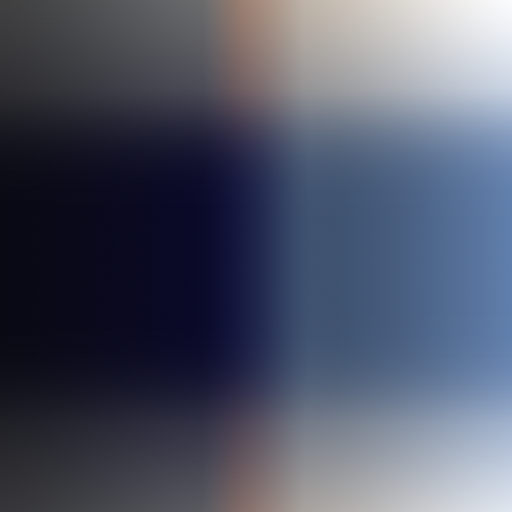
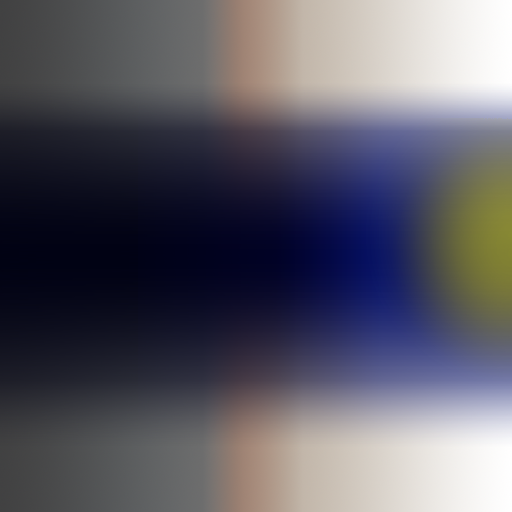
The second 512 x 512 image is a revision of the first. Changes to its layers:
added layer "Layer 4" (lighter color, 51%) above "Layer 2 copy" over [366, 83, 512, 386]
"Layer 3": opacity 47% → 0%, painted on it over [0, 0, 512, 512]
painted on "Layer 1" over [0, 0, 512, 512]
painted on "Layer 2" over [0, 0, 512, 512]
